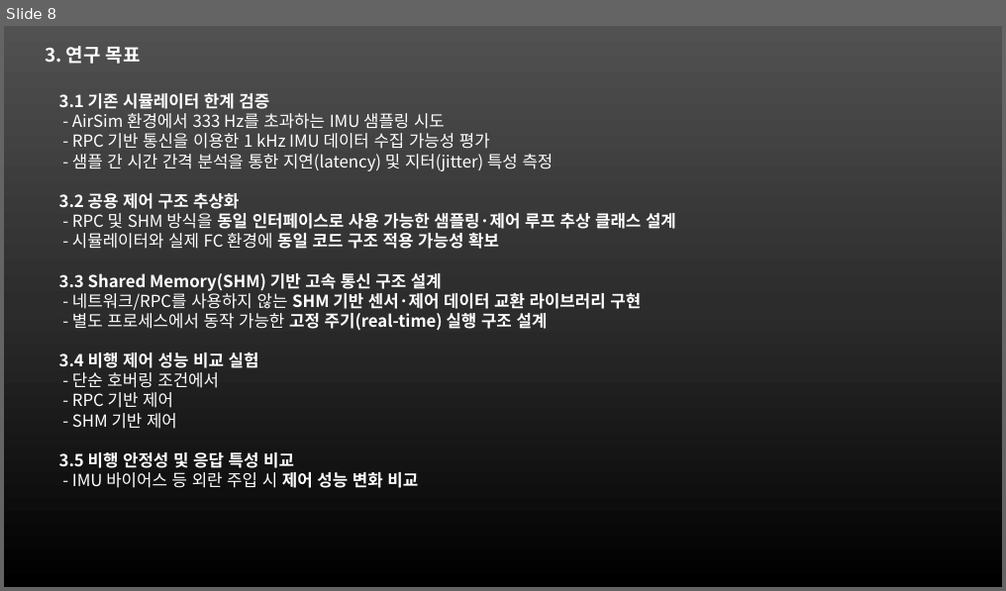
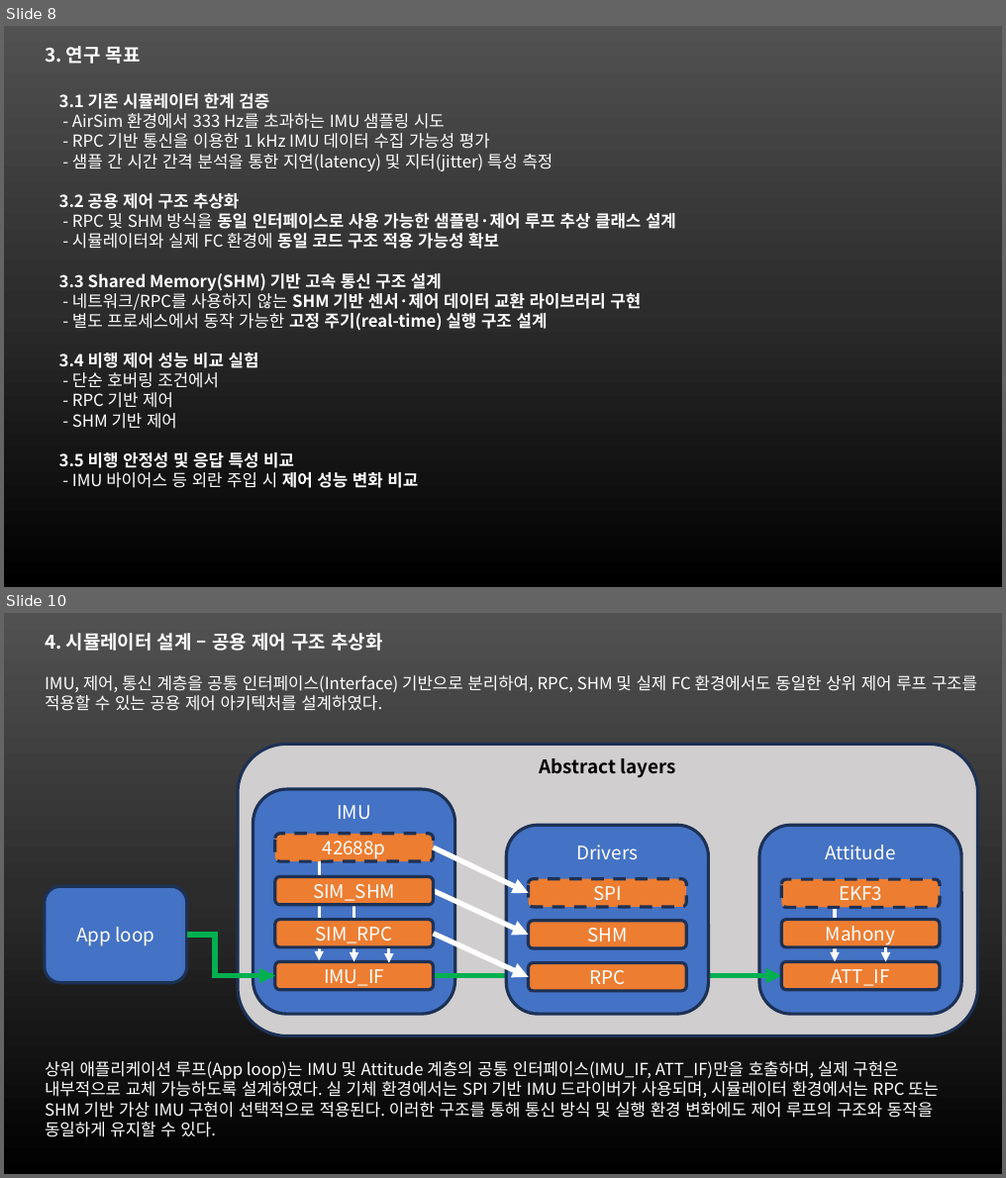
Before and after one commit to noztosky/sim25, a slide deck: x_memory/docs2/논문연구I-발표자료.pptx. Shown one above the other, each under a label of ours: slide 8 before the commit, slides 8 and 10 after it; the slides between them are not shown. The pictures are 1006x591 and 1006x1178 pixels, drawn with LibreOffice and Linux fonts; fonts in the diff are those of the drawing. Boxes give left, top, right and bottom in pixels: in the first picture for what was removed or moved away, otherwise in the second. Text is boxed around its words. In the diff, an @@ line names an element or a change of style, - is before the commit and + after.

```diff
--- a/x_memory/docs2/논문연구I-발표자료.pptx
+++ b/x_memory/docs2/논문연구I-발표자료.pptx
@@ slide 10 added at <box>4,613,1002,1174</box>, background gradient #515151 to #2E2E2E to #000000 @@
@@ text added at <box>45,633,977,711</box>, 16 pt, text #FFFFFF @@
+4. 시뮬레이터 설계 – 공용 제어 구조 추상화
+IMU, 제어, 통신 계층을 공통 인터페이스(Interface) 기반으로 분리하여, RPC, SHM 및 실제 FC 환경에서도 동일한 상위 제어 루프 구조를 적용할 수 있는 공용 제어 아키텍처를 설계하였다.
@@ rounded rectangle added at <box>238,744,978,1036</box>, fill #D0CECE, outline #1E3256 3 pt, 18 pt, text #000000, bold @@
+Abstract layers
@@ rounded rectangle added at <box>253,789,455,1014</box>, fill #4472C4, outline #1E3256 3 pt, 18 pt, text #FFFFFF @@
+IMU
@@ rounded rectangle added at <box>275,834,433,861</box>, fill #ED7D31, outline #1E3256 3 pt dashed, 18 pt, text #FFFFFF @@
+42688p
@@ arrow added from (433, 848) to (528, 893), #FFFFFF 5 pt @@
@@ rounded rectangle added at <box>506,825,709,1014</box>, fill #4472C4, outline #1E3256 3 pt, 18 pt, text #FFFFFF @@
+Drivers
@@ rounded rectangle added at <box>759,825,961,1014</box>, fill #4472C4, outline #1E3256 3 pt, 18 pt, text #FFFFFF @@
+Attitude
@@ rounded rectangle added at <box>275,877,433,905</box>, fill #ED7D31, outline #1E3256 3 pt, 18 pt, text #FFFFFF @@
+SIM_SHM
@@ arrow added from (319, 861) to (319, 961), #FFFFFF 3 pt @@
@@ rounded rectangle added at <box>528,879,686,907</box>, fill #ED7D31, outline #1E3256 3 pt dashed, 18 pt, text #FFFFFF @@
+SPI
@@ rounded rectangle added at <box>782,879,940,907</box>, fill #ED7D31, outline #1E3256 3 pt dashed, 18 pt, text #FFFFFF @@
+EKF3
@@ rounded rectangle added at <box>45,886,187,983</box>, fill #4472C4, outline #1E3256 3 pt, 18 pt, text #FFFFFF @@
+App loop
@@ arrow added from (354, 905) to (354, 961), #FFFFFF 3 pt @@
@@ arrow added from (433, 891) to (528, 935), #FFFFFF 5 pt @@
@@ arrow added from (835, 907) to (835, 961), #FFFFFF 3 pt @@
@@ elbow arrow added from (187, 935) to (782, 976), #00B050 5 pt @@
@@ elbow arrow added from (187, 935) to (275, 976), #00B050 5 pt @@
@@ rounded rectangle added at <box>275,920,433,948</box>, fill #ED7D31, outline #1E3256 3 pt, 18 pt, text #FFFFFF @@
+SIM_RPC
@@ arrow added from (433, 934) to (528, 977), #FFFFFF 5 pt @@
@@ rounded rectangle added at <box>528,921,686,949</box>, fill #ED7D31, outline #1E3256 3 pt, 18 pt, text #FFFFFF @@
+SHM
@@ rounded rectangle added at <box>782,920,940,948</box>, fill #ED7D31, outline #1E3256 3 pt, 18 pt, text #FFFFFF @@
+Mahony
@@ rounded rectangle added at <box>275,961,433,989</box>, fill #ED7D31, outline #1E3256 3 pt, 18 pt, text #FFFFFF @@
+IMU_IF
@@ arrow added from (389, 949) to (389, 963), #FFFFFF 3 pt @@
@@ rounded rectangle added at <box>528,963,686,991</box>, fill #ED7D31, outline #1E3256 3 pt, 18 pt, text #FFFFFF @@
+RPC
@@ rounded rectangle added at <box>782,961,940,989</box>, fill #ED7D31, outline #1E3256 3 pt, 18 pt, text #FFFFFF @@
+ATT_IF
@@ arrow added from (886, 948) to (886, 961), #FFFFFF 3 pt @@
@@ text added at <box>45,1061,939,1138</box>, 16 pt, text #FFFFFF @@
+상위 애플리케이션 루프(App loop)는 IMU 및 Attitude 계층의 공통 인터페이스(IMU_IF, ATT_IF)만을 호출하며, 실제 구현은 내부적으로 교체 가능하도록 설계하였다. 실 기체 환경에서는 SPI 기반 IMU 드라이버가 사용되며, 시뮬레이터 환경에서는 RPC 또는 SHM 기반 가상 IMU 구현이 선택적으로 적용된다. 이러한 구조를 통해 통신 방식 및 실행 환경 변화에도 제어 루프의 구조와 동작을 동일하게 유지할 수 있다.
```
Also in this commit, not shown: 1 slide changed, 1 other slide added.
